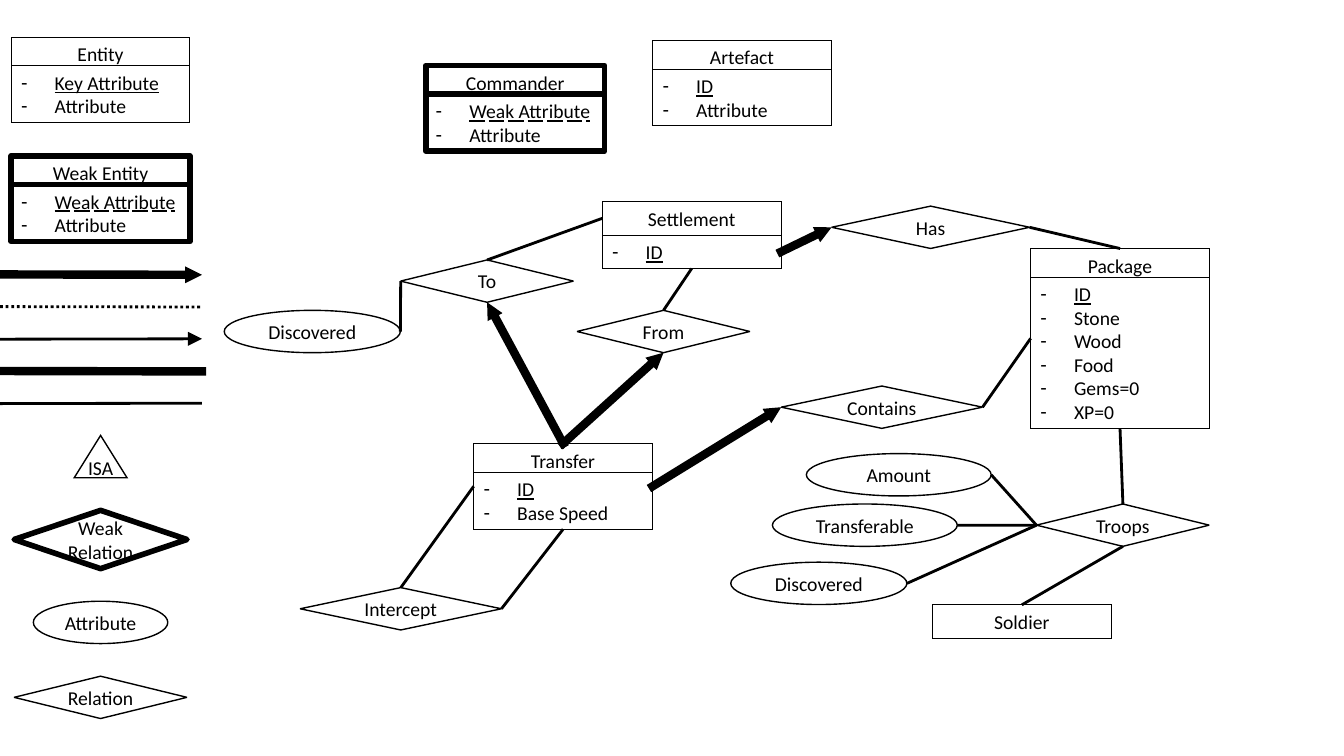
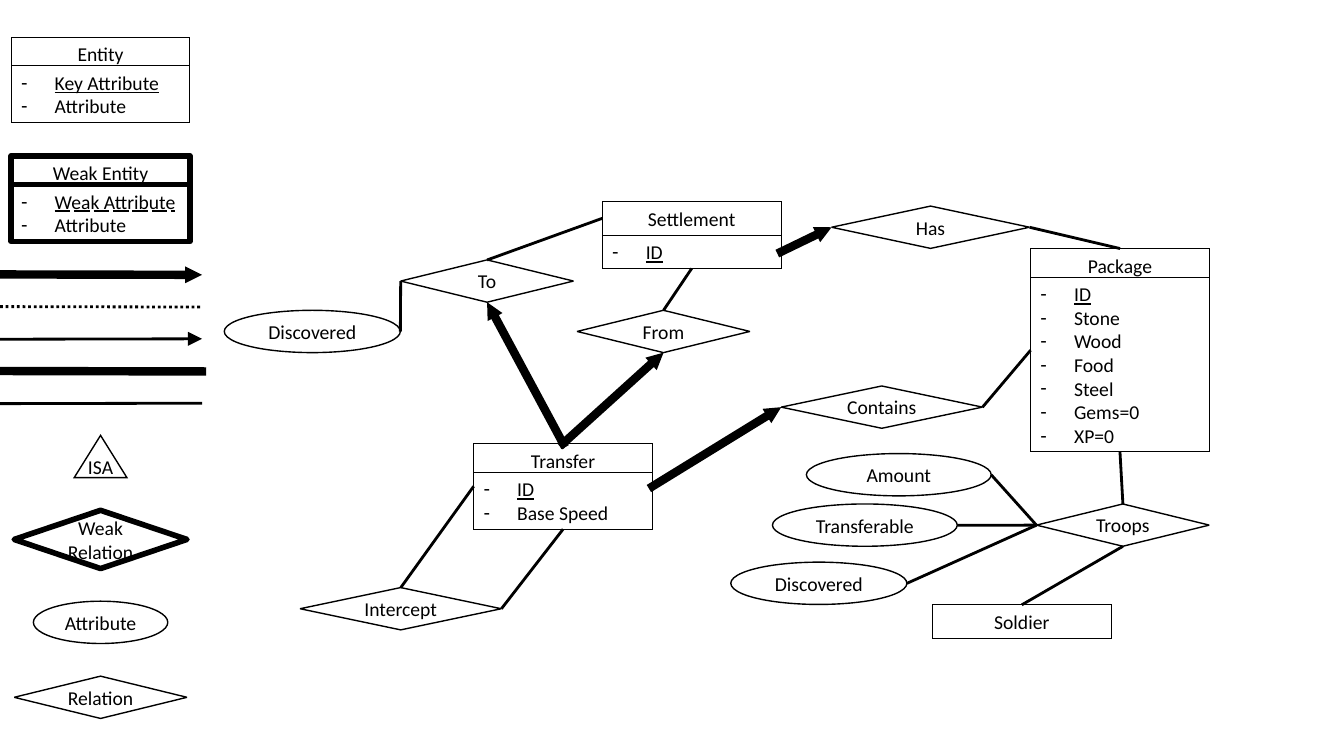
Before and after one commit to JeCheeseSmith/Clash-of-ppdb-s, a slide deck: slide 3 of documentation/include/ER-Diagram.pptx. Drawn at 1344x756 pixels with LibreOffice and Linux fonts; fonts in the diff are those of the drawing; background and template pictures are left out. Boxes give left, top, right and bottom in pixels: in the first picture for what was removed or moved away, otherwise in the second. Text is boxed around its words. In the diff, an @@ line names an element or a change of style, - is before the commit and + after.

```diff
--- a/documentation/include/ER-Diagram.pptx
+++ b/documentation/include/ER-Diagram.pptx
@@ rectangle removed at <box>652,40,831,74</box> @@
-Artefact
@@ rectangle removed at <box>425,66,604,99</box> @@
-Commander
@@ rectangle removed at <box>652,70,831,126</box> @@
-– ID
-– Attribute
@@ rectangle removed at <box>425,95,604,151</box> @@
-– Weak Attribute
-– Attribute
@@ rectangle "ID": place and size @@
-rectangle "ID" at <box>1030,277,1209,429</box>
+rectangle "ID" at <box>1030,277,1209,452</box>
@@ rectangle added at <box>1030,277,1209,429</box>, fill #FFFFFF, outline #000000 0 pt, 14 pt, text #000000 @@
+– ID
+– Stone
+– Wood
+– Food
+– Gems
+– XP
@@ line moved from (1030, 339) - (983, 407) to (1030, 350) - (983, 407) @@
@@ text in rectangle at <box>1074,382,1113,396</box>: paragraph added @@
+– Steel
@@ line moved from (1120, 429) - (1123, 504) to (1120, 452) - (1123, 504) @@
```
Also in this commit, not shown: 2 other slides changed.
